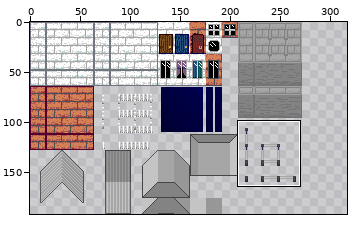
Two states of a sprite sheet, sprites/world/building/spr_house_exterior.png. The first picture is a wide view before the edit; the outline marks the close-up.
Close-up. As it was:
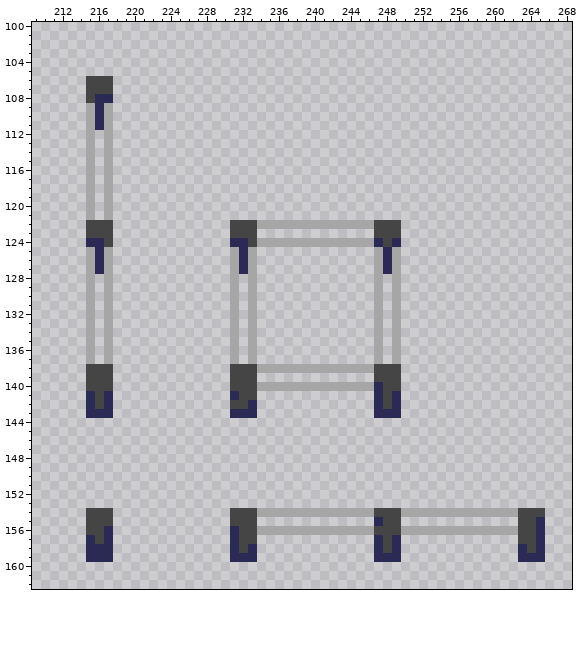
The file is 400x192 pixels. Colours within 5 levels of each other are drawn and written as one. Shown: x 209..268, y 100..162. The wide view leaves out empty margins. The commit also changed other parts of the picture, which this record leaves out.
And afterwards:
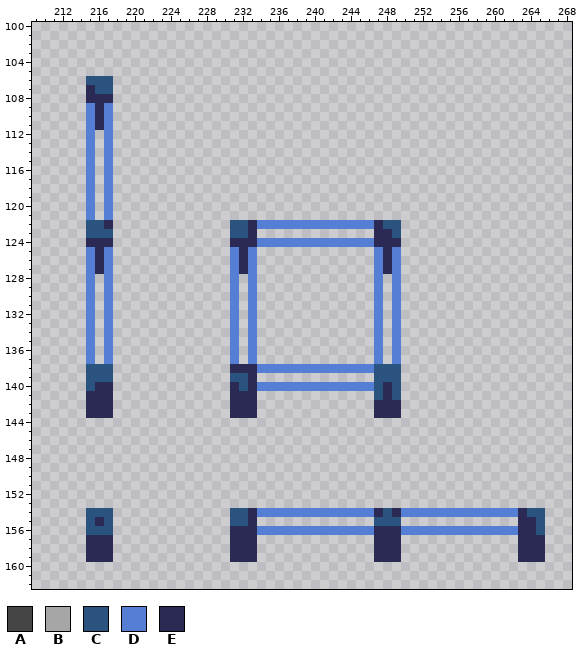
Palette (. is transparent): A #454545  B #a6a6a6  C #2a547f  D #547fd4  E #2a2a54
From old to new:
Changed rows in their new state; - is an unchanged pixel.
first column x 215:
106 CCC--------------------------------
107 ECC--------------------------------
108 E----------------------------------
109 D-D--------------------------------
110 D-D--------------------------------
111 D-D--------------------------------
112 D-D--------------------------------
113 D-D--------------------------------
114 D-D--------------------------------
115 D-D--------------------------------
116 D-D--------------------------------
117 D-D--------------------------------
118 D-D--------------------------------
119 D-D--------------------------------
120 D-D--------------------------------
121 D-D--------------------------------
122 CCE-------------CCEDDDDDDDDDDDDDECC
123 CCC-------------CCE-------------EEC
124 --E---------------EDDDDDDDDDDDDD-E-
125 D-D-------------D-D-------------D-D
126 D-D-------------D-D-------------D-D
127 D-D-------------D-D-------------D-D
128 D-D-------------D-D-------------D-D
129 D-D-------------D-D-------------D-D
130 D-D-------------D-D-------------D-D
131 D-D-------------D-D-------------D-D
132 D-D-------------D-D-------------D-D
133 D-D-------------D-D-------------D-D
134 D-D-------------D-D-------------D-D
135 D-D-------------D-D-------------D-D
136 D-D-------------D-D-------------D-D
137 D-D-------------D-D-------------D-D
138 CCC-------------EEEDDDDDDDDDDDDDCCC
139 CCC-------------CCE-------------CCC
140 CEE-------------ECEDDDDDDDDDDDDDCEC
141 -E---------------EE-------------CEC
142 -E--------------EE---------------E-
first column x 215:
154 CCC-------------CCEDDDDDDDDDDDDDECEDDDDDDDDDDDDDECC
155 CEC-------------CCE-------------CCC-------------EEC
156 CCC--------------EEDDDDDDDDDDDDDEEEDDDDDDDDDDDDDEEC
157 -E---------------EE--------------E--------------EE-
158 -----------------E---------------E---------------E-
